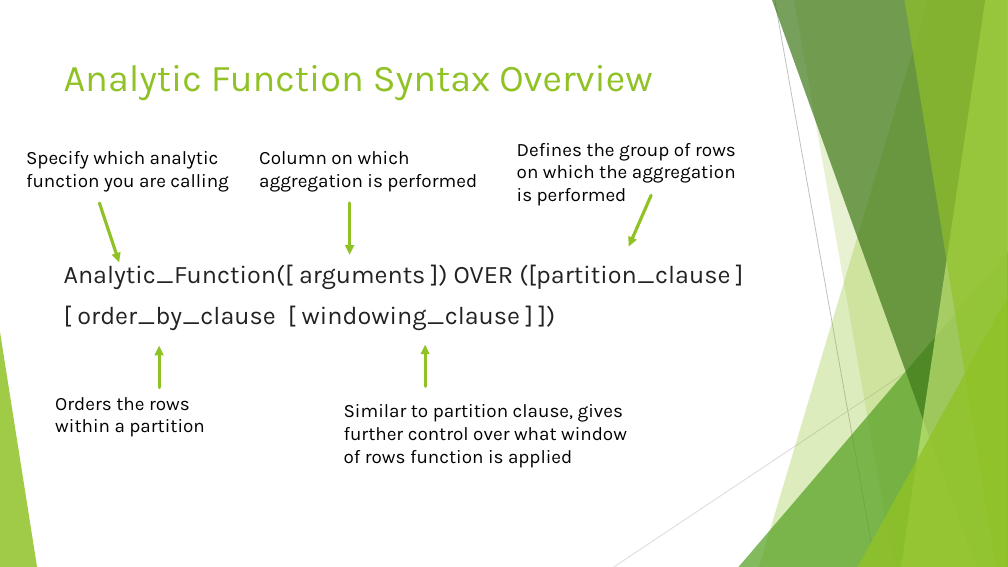
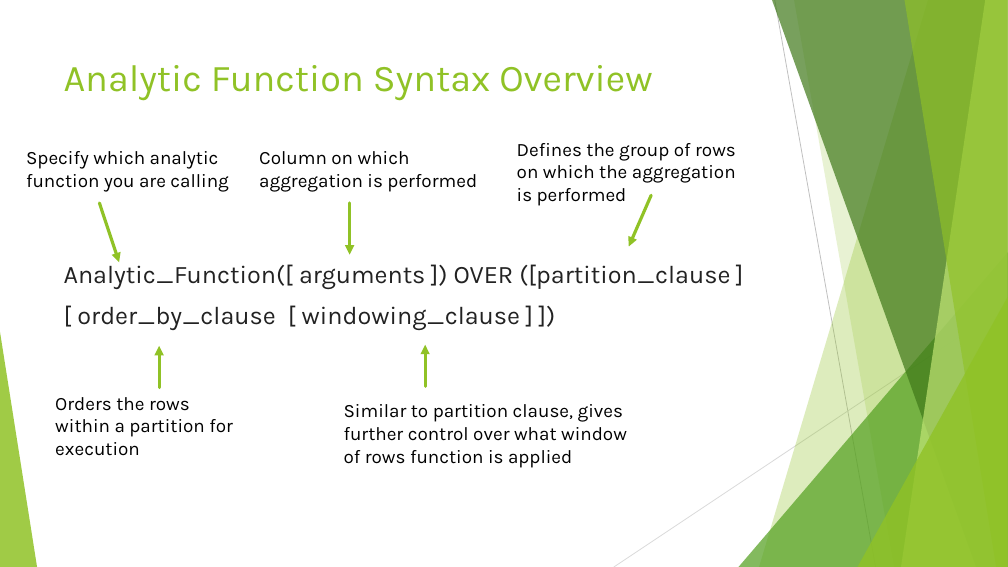
Before and after one commit to seanscott1991/Duke_SQL4DQA, a slide deck: slide 20 of Slides/Week 4 Lecture Slides.pptx. Drawn at 1008x567 pixels with LibreOffice and Linux fonts; fonts in the diff are those of the drawing. Boxes give left, top, right and bottom in pixels: in the first picture for what was removed or moved away, otherwise in the second. Text is boxed around its words. In the diff, an @@ line names an element or a change of style, - is before the commit and + after.

```diff
--- a/Slides/Week 4 Lecture Slides.pptx
+++ b/Slides/Week 4 Lecture Slides.pptx
@@ text at (55, 397, 233, 456): text changed @@
-Orders the rows within a partition
+Orders the rows within a partition for execution
```
